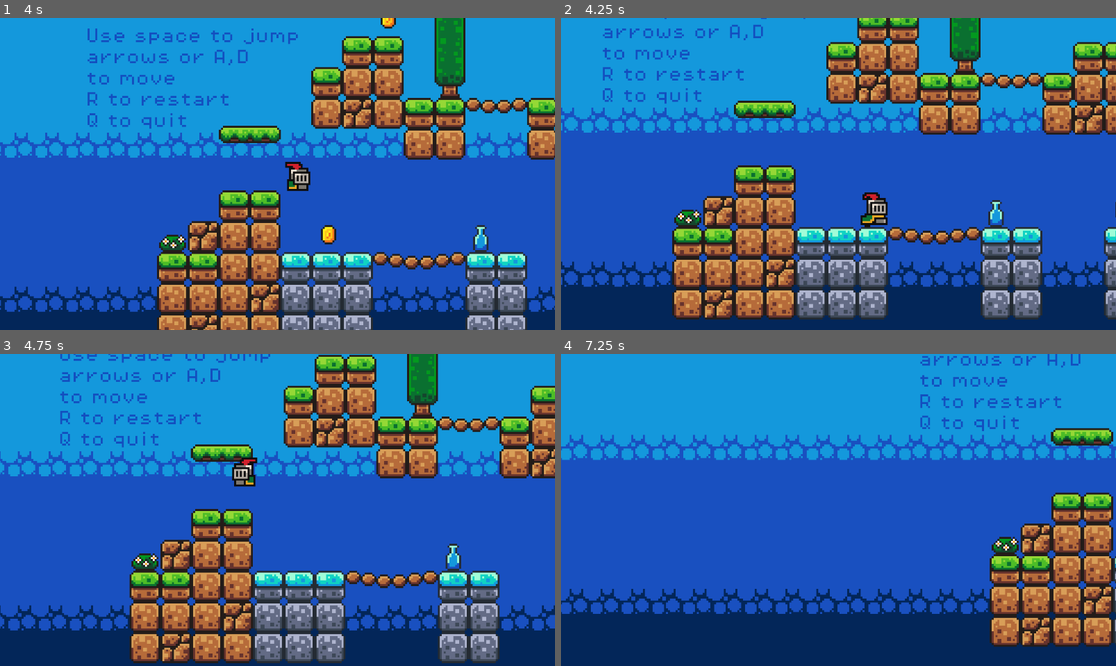
Above: before the commit, frames 1-4 (two rows, left to right).
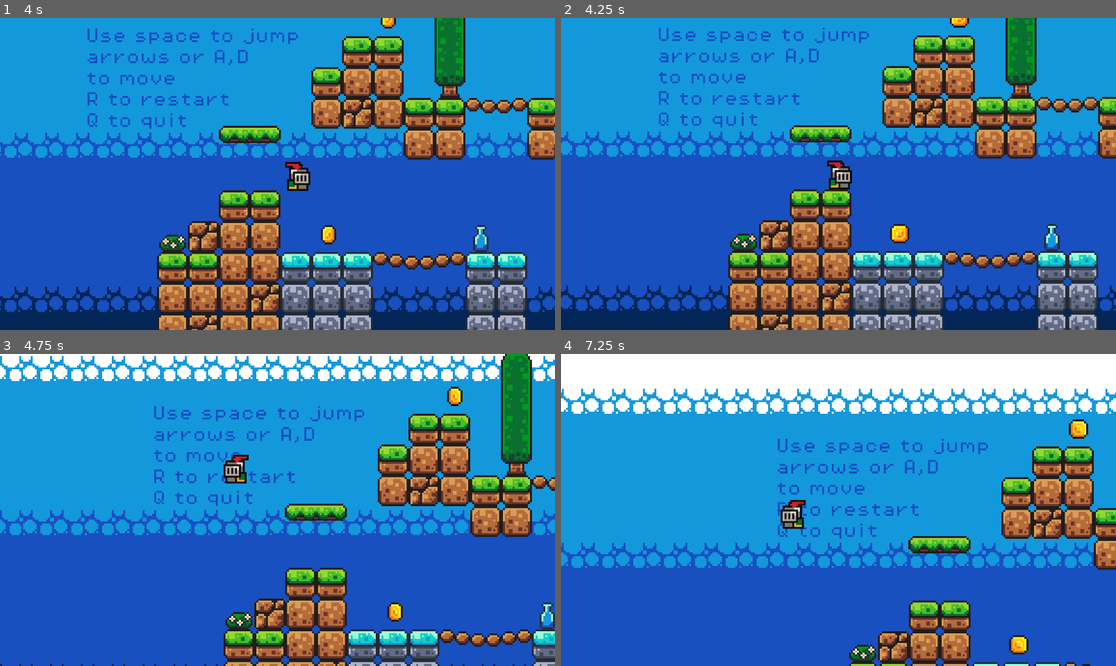
Above: after the commit, the same moments.

Repository: fillumina/brickjumper
Game: Godot game, scene res://scenes/game.tscn
The game is run twice, just before and just after one commit, with the same random seed, the same clock (stepped at 60 frames per second) and the same inputs.
Inputs:
- Up to frame 1 (4 s): hold Right (move_right) 0.53-2.03 s; tap Space (jump) at 0.77, 1.52, 3.02, 3.77 s; hold Left (move_left) 2.03-2.78 s; hold Right (move_right) from 2.78 s (still down)
- Up to frame 2 (4.25 s): keep holding Right (move_right); tap R (restart, bound only after the commit) at 4.15 s
- Up to frame 3 (4.75 s): release Right (move_right) at 4.28 s; hold Left (move_left) from 4.28 s (still down); tap Space (jump) at 4.52 s
- Up to frame 4 (7.25 s): release Left (move_left) at 5.03 s; hold Right (move_right) 5.03-5.78 s; hold Left (move_left) from 5.78 s (still down); tap Space (jump) at 6.02, 6.77 s

Frame 1 is identical in both runs. In frame 2, 52% of the frame differs, in the area x 0-100%, y 0-100%; in frame 3, 62%; in frame 4, 75%.

Commit message:
add restrt and quit the game

Diff:
--- a/project.godot
+++ b/project.godot
@@ -38,6 +38,17 @@
 , Object(InputEventKey,"resource_local_to_scene":false,"resource_name":"","device":-1,"window_id":0,"alt_pressed":false …(183 unchanged characters)…
 ]
 }
+restart={
+"deadzone": 0.2,
+"events": [Object(InputEventKey,"resource_local_to_scene":false,"resource_name":"","device":-1,"window_id":0,"alt_pressed":false,"shift_pressed":false,"ctrl_pressed":false,"meta_pressed":false,"pressed":false,"keycode":0,"physical_keycode":82,"key_label":0,"unicode":114,"location":0,"echo":false,"script":null)
+]
+}
+quit={
+"deadzone": 0.2,
+"events": [Object(InputEventKey,"resource_local_to_scene":false,"resource_name":"","device":-1,"window_id":0,"alt_pressed":false,"shift_pressed":false,"ctrl_pressed":false,"meta_pressed":false,"pressed":false,"keycode":0,"physical_keycode":81,"key_label":0,"unicode":113,"location":0,"echo":false,"script":null)
+, Object(InputEventKey,"resource_local_to_scene":false,"resource_name":"","device":-1,"window_id":0,"alt_pressed":false,"shift_pressed":false,"ctrl_pressed":false,"meta_pressed":false,"pressed":false,"keycode":0,"physical_keycode":4194305,"key_label":0,"unicode":0,"location":0,"echo":false,"script":null)
+]
+}
 
 [rendering]
 
--- a/scripts/player.gd
+++ b/scripts/player.gd
@@ -20,6 +20,12 @@
 	# Add the gravity.
 	if not is_on_floor():
 		velocity += get_gravity() * delta
+
+	if Input.is_action_pressed("restart"):
+		get_tree().reload_current_scene()
+
+	if Input.is_action_pressed("quit"):
+		get_tree().quit()
 
 	# Handle jump.
 	if Input.is_action_just_pressed("jump") and is_on_floor():
